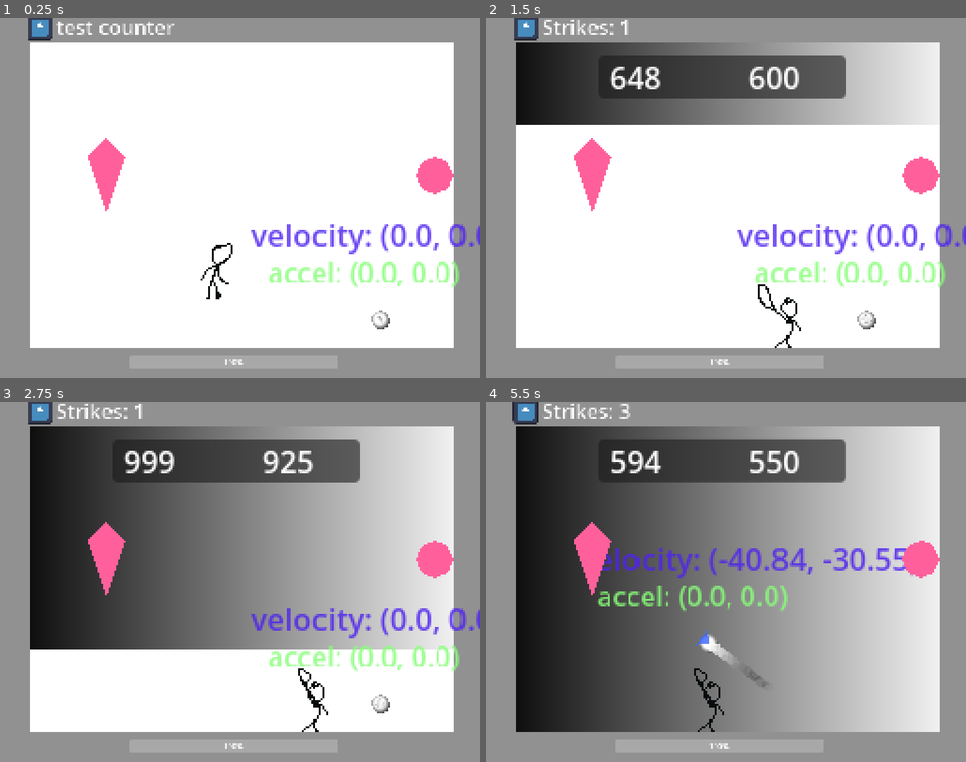
Above: before the commit, frames 1-4 (two rows, left to right).
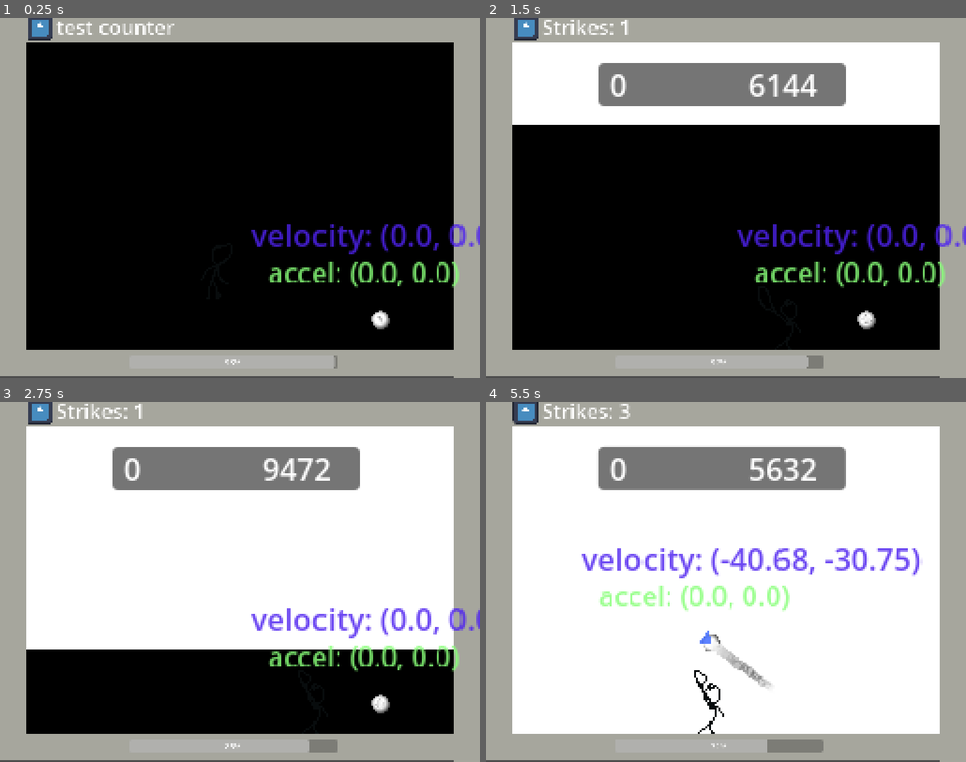
Above: after the commit, the same moments.

Repository: furiousknight25/Counter-Effects
Game: Godot game, scene res://Managers/game_state_manager.tscn
Two runs of this game, one before a commit and one after it. Both use one fixed random seed, a clock stepped at 60 frames per second and the inputs below. Before the commit the project starts from res://scenes/Scene_1.tscn. The engine's default icon, where the game draws it, is replaced by a stand-in: a white triangle on a blue panel in a dark square.
Inputs (mouse positions are in pixels of both pictures, inside the frame that each line leads up to):
- Up to frame 1 (0.25 s): no input
- Up to frame 2 (1.5 s): tap Enter (ui_accept) at 0.5, 0.6, 0.77, 1.07 s; move the mouse to (831, 180) at 0.52 s; hold D (right) 0.53-1.28 s; move the mouse to (630, 216) at 1.27 s; hold A (left) from 1.28 s (still down); click (630, 216) at 1.35 s
- Up to frame 3 (2.75 s): tap Enter (ui_accept) at 1.52, 1.55, 1.82, 2.1 s; move the mouse to (288, 502) at 2.02 s; release A (left) at 2.03 s; hold D (right) from 2.03 s (still down)
- Up to frame 4 (5.5 s): move the mouse to (702, 654) at 2.77 s; release D (right) at 2.78 s; hold W (up) 2.78-3.53 s; click (702, 654) at 2.85 s; tap Enter (ui_accept) at 3.02, 3.05, 3.32, 3.6, 3.77, 4.07, 4.52, 4.55, 4.82, 5.1 s; move the mouse to (870, 636) at 3.52 s; hold A (left) from 3.53 s (still down); move the mouse to (582, 528) at 4.27 s; click (582, 528) at 4.35 s; move the mouse to (750, 582) at 5.02 s

The runs differ from the first frame. In frame 1, 76% of the frame differs, in the area x 0-95%, y 6-100%; in frame 2, 75%; in frame 3, 73%; in frame 4, 73%.

Commit message:
finished here

Diff:
--- a/new-game-project/Inking/Inking.tscn
+++ b/new-game-project/Inking/Inking.tscn
@@ -12,6 +12,7 @@
 grow_vertical = 2
 stretch = true
 script = ExtResource("1_b4kwv")
+spray_speed = null
 
 [node name="SubViewportInk" type="SubViewport" parent="."]
 transparent_bg = true
--- a/new-game-project/Inking/Tally.gd
+++ b/new-game-project/Inking/Tally.gd
@@ -9,7 +9,7 @@
 func _process(delta: float) -> void:
 	white_l.text = str(white)
 	black_l.text = str(black)
-	position.y = lerp(position.y, -30.0, delta * 4)
+	#position.y = lerp(position.y, -30.0, delta * 4)
 	#TODO make observer code for the changes here :D
 
 func set_bw(b,w):
--- a/new-game-project/Inking/inking.gd
+++ b/new-game-project/Inking/inking.gd
@@ -28,7 +28,7 @@
 
 	# 1. Create a new Image filled with the neutral color.
 	canvas_image = Image.create(viewport_size.x, viewport_size.y, false, Image.FORMAT_RGBA8)
-	canvas_image.fill(Color.WHITE)
+	canvas_image.fill(Color.BLACK)
 
 	# 2. Create the persistent ImageTexture and assign it.
 	canvas_texture = ImageTexture.create_from_image(canvas_image)
@@ -120,12 +120,13 @@
 	# Step 2: Iterate through every pixel
 	for y in range(final_image.get_height()):
 		await get_tree().process_frame
+		canvas_texture.update(canvas_image)
+
 		for x in range(final_image.get_width()):
 
 			var color = final_image.get_pixel(x, y) # Get the color of the current pixel
-			var black_blend = lerp(0.0, 1.0, float(x)/256)
-			canvas_image.set_pixel(x,y,Color.WHITE.blend(Color(black_blend,black_blend,black_blend)))
-			canvas_texture.update(canvas_image)
+			canvas_image.set_pixel(x, y, Color.WHITE);
+
 			var brightness = color.v # v is the value part, which is brightness
 
 			if brightness < 0.1: black_pixels += 1
@@ -134,4 +135,5 @@
 
 
 func _on_end_game_timer_game_end() -> void:
+	print('it')
 	iterate_pixels()
--- /dev/null
+++ b/new-game-project/Levels/Level_1.tscn
@@ -0,0 +1,56 @@
+[gd_scene load_steps=4 format=3 uid="uid://dfhfol7byum77"]
+
+[sub_resource type="RectangleShape2D" id="RectangleShape2D_1oova"]
+size = Vector2(14, 256)
+
+[sub_resource type="Gradient" id="Gradient_ka50d"]
+offsets = PackedFloat32Array(0.51)
+colors = PackedColorArray(0.6523882, 0.653716, 0.61781263, 1)
+
+[sub_resource type="GradientTexture2D" id="GradientTexture2D_8a5oj"]
+gradient = SubResource("Gradient_ka50d")
+
+[node name="Level_1" type="Node2D"]
+
+[node name="StaticBody2D" type="StaticBody2D" parent="."]
+
+[node name="CollisionShape2D" type="CollisionShape2D" parent="StaticBody2D"]
+position = Vector2(7, 96)
+shape = SubResource("RectangleShape2D_1oova")
+
+[node name="CollisionShape2D2" type="CollisionShape2D" parent="StaticBody2D"]
+position = Vector2(128, 185)
+rotation = -1.5707964
+shape = SubResource("RectangleShape2D_1oova")
+
+[node name="CollisionShape2D3" type="CollisionShape2D" parent="StaticBody2D"]
+position = Vector2(128, 7)
+rotation = -1.5707964
+shape = SubResource("RectangleShape2D_1oova")
+
+[node name="CollisionShape2D4" type="CollisionShape2D" parent="StaticBody2D"]
+position = Vector2(249, 106)
+shape = SubResource("RectangleShape2D_1oova")
+
+[node name="Sprite2D" type="Sprite2D" parent="StaticBody2D"]
+position = Vector2(6.999999, 80)
+scale = Vector2(0.21875001, 3.5)
+texture = SubResource("GradientTexture2D_8a5oj")
+
+[node name="Sprite2D2" type="Sprite2D" parent="StaticBody2D"]
+position = Vector2(141.05545, 6.9999995)
+rotation = -1.5707964
+scale = Vector2(0.21875001, 3.970483)
+texture = SubResource("GradientTexture2D_8a5oj")
+
+[node name="Sprite2D3" type="Sprite2D" parent="StaticBody2D"]
+position = Vector2(136.00002, 185.00002)
+rotation = -1.5707964
+scale = Vector2(0.21875001, 3.970483)
+texture = SubResource("GradientTexture2D_8a5oj")
+
+[node name="Sprite2D4" type="Sprite2D" parent="StaticBody2D"]
+position = Vector2(249, 102)
+rotation = -3.1415927
+scale = Vector2(0.21875001, 3.970483)
+texture = SubResource("GradientTexture2D_8a5oj")
--- a/new-game-project/Managers/game_state_manager.tscn
+++ b/new-game-project/Managers/game_state_manager.tscn
@@ -1,10 +1,61 @@
-[gd_scene load_steps=3 format=3 uid="uid://8ns7uk77unk0"]
+[gd_scene load_steps=8 format=3 uid="uid://8ns7uk77unk0"]
 
 [ext_resource type="Script" uid="uid://bc44oqh2kl3sh" path="res://Managers/GameStateManager.gd" id="1_pcxke"]
-[ext_resource type="PackedScene" uid="uid://dfhfol7byum77" path="res://scenes/Scene_1.tscn" id="2_bf74e"]
+[ext_resource type="PackedScene" uid="uid://dfhfol7byum77" path="res://Levels/Level_1.tscn" id="2_bf74e"]
+[ext_resource type="PackedScene" uid="uid://c7a6cijicq3rd" path="res://scenes/Ball.tscn" id="3_nyymm"]
+[ext_resource type="PackedScene" uid="uid://fyyoe5vf3xm1" path="res://scenes/character_body_2d.tscn" id="4_c64r5"]
+[ext_resource type="PackedScene" uid="uid://becufmw83qp8r" path="res://MoneyComponent/MoneyComponent.tscn" id="5_uutof"]
+[ext_resource type="PackedScene" uid="uid://b6hvicojge7i8" path="res://Inking/Inking.tscn" id="6_rupjc"]
+[ext_resource type="Script" uid="uid://8vop7w1dd83g" path="res://TillEndGameTimer/end_game_timer.gd" id="7_utl7c"]
 
 [node name="GameStateManager" type="Node"]
 script = ExtResource("1_pcxke")
 metadata/_custom_type_script = "uid://bc44oqh2kl3sh"
 
 [node name="Root" parent="." instance=ExtResource("2_bf74e")]
+
+[node name="Ball" parent="." instance=ExtResource("3_nyymm")]
+position = Vector2(203, 162)
+
+[node name="Player" parent="." instance=ExtResource("4_c64r5")]
+unique_name_in_owner = true
+position = Vector2(114, 106)
+invince_time = 0.5
+
+[node name="UI" type="Control" parent="."]
+layout_mode = 3
+anchors_preset = 15
+anchor_right = 1.0
+anchor_bottom = 1.0
+grow_horizontal = 2
+grow_vertical = 2
+
+[node name="StrikeCount" parent="UI" instance=ExtResource("5_uutof")]
+z_index = 1
+position = Vector2(30, -2)
+scale = Vector2(0.6709192, 0.6709192)
+
+[node name="Inking" parent="UI" groups=["Inking"] instance=ExtResource("6_rupjc")]
+layout_mode = 1
+spray_speed = 10.0
+metadata/_edit_lock_ = true
+
+[node name="EndGameTimer" type="Timer" parent="UI"]
+wait_time = 20.0
+one_shot = true
+autostart = true
+script = ExtResource("7_utl7c")
+
+[node name="ProgressBar" type="ProgressBar" parent="UI/EndGameTimer"]
+offset_left = 69.0
+offset_top = 181.00002
+offset_right = 494.69235
+offset_bottom = 208.00002
+scale = Vector2(0.2607517, 0.2607517)
+value = 100.0
+
+[connection signal="game_end" from="UI/EndGameTimer" to="UI/Inking" method="_on_end_game_timer_game_end"]
+[connection signal="timeout" from="UI/EndGameTimer" to="Ball" method="_on_end_game_timer_timeout"]
+[connection signal="timeout" from="UI/EndGameTimer" to="UI/EndGameTimer" method="_on_timeout"]
+
+[editable path="UI/Inking"]
--- a/new-game-project/TillEndGameTimer/end_game_timer.gd
+++ b/new-game-project/TillEndGameTimer/end_game_timer.gd
@@ -1,6 +1,8 @@
 extends Timer
+@onready var progress_bar: ProgressBar = $ProgressBar
 
 signal game_end
-func timer_end():
+func _on_timeout(): emit_signal("game_end")
 
-	emit_signal("game_end")
+func _process(delta: float) -> void:
+	progress_bar.value = lerp(0.0,100.0, time_left/wait_time)
--- a/new-game-project/project.godot
+++ b/new-game-project/project.godot
@@ -11,7 +11,7 @@
 [application]
 
 config/name="New Game Project"
-run/main_scene="uid://dfhfol7byum77"
+run/main_scene="uid://8ns7uk77unk0"
 config/features=PackedStringArray("4.5", "Forward Plus")
 config/icon="uid://bg7xk4sbowye4"
 
@@ -30,10 +30,12 @@
 [file_customization]
 
 folder_colors={
+"res://Levels/": "red",
 "res://Managers/": "orange",
 "res://MoneyComponent/": "green",
 "res://Upgrades/": "pink",
 "res://assets/": "red",
+"res://assets/Music/": "yellow",
 "res://assets/sfx/": "yellow",
 "res://junk/": "gray",
 "res://scripts/": "purple"
--- a/new-game-project/scenes/Scene_1.tscn
+++ /dev/null
@@ -1,112 +0,0 @@
-[gd_scene load_steps=10 format=3 uid="uid://dfhfol7byum77"]
-
-[ext_resource type="PackedScene" uid="uid://becufmw83qp8r" path="res://MoneyComponent/MoneyComponent.tscn" id="1_32jcc"]
-[ext_resource type="PackedScene" uid="uid://c7a6cijicq3rd" path="res://scenes/Ball.tscn" id="1_cyp6q"]
-[ext_resource type="PackedScene" uid="uid://bo5kfu2xrt7og" path="res://scenes/Target.tscn" id="2_32jcc"]
-[ext_resource type="PackedScene" uid="uid://fyyoe5vf3xm1" path="res://scenes/character_body_2d.tscn" id="3_32jcc"]
-[ext_resource type="PackedScene" uid="uid://b6hvicojge7i8" path="res://Inking/Inking.tscn" id="5_sxmuh"]
-[ext_resource type="Script" uid="uid://8vop7w1dd83g" path="res://TillEndGameTimer/end_game_timer.gd" id="6_evh6x"]
-
-[sub_resource type="RectangleShape2D" id="RectangleShape2D_ib06g"]
-size = Vector2(275, 14)
-
-[sub_resource type="Gradient" id="Gradient_sxmuh"]
-offsets = PackedFloat32Array(0.415)
-colors = PackedColorArray(0.5689727, 0.56897277, 0.5689727, 1)
-
-[sub_resource type="GradientTexture2D" id="GradientTexture2D_evh6x"]
-gradient = SubResource("Gradient_sxmuh")
-
-[node name="Scene1" type="Node2D"]
-
-[node name="Border" type="StaticBody2D" parent="."]
-
-[node name="CollisionShape2D" type="CollisionShape2D" parent="Border"]
-position = Vector2(127, 7)
-shape = SubResource("RectangleShape2D_ib06g")
-
-[node name="CollisionShape2D2" type="CollisionShape2D" parent="Border"]
-position = Vector2(124, 184)
-shape = SubResource("RectangleShape2D_ib06g")
-
-[node name="CollisionShape2D3" type="CollisionShape2D" parent="Border"]
-position = Vector2(7, 68)
-rotation = -1.5708
-shape = SubResource("RectangleShape2D_ib06g")
-
-[node name="CollisionShape2D4" type="CollisionShape2D" parent="Border"]
-position = Vector2(249, 72)
-rotation = -1.5708
-shape = SubResource("RectangleShape2D_ib06g")
-
-[node name="Sprite2D" type="Sprite2D" parent="Border"]
-position = Vector2(8, 99.00001)
-scale = Vector2(0.25, 3.328125)
-texture = SubResource("GradientTexture2D_evh6x")
-
-[node name="Sprite2D2" type="Sprite2D" parent="Border"]
-position = Vector2(124, 6)
-rotation = -1.5707964
-scale = Vector2(0.25, 4.1895733)
-texture = SubResource("GradientTexture2D_evh6x")
-
-[node name="Sprite2D3" type="Sprite2D" parent="Border"]
-position = Vector2(251.00002, 95.99999)
-rotation = -3.1415927
-scale = Vector2(0.2805131, 3.3067012)
-texture = SubResource("GradientTexture2D_evh6x")
-
-[node name="Sprite2D4" type="Sprite2D" parent="Border"]
-position = Vector2(129.93982, 186)
-rotation = -4.712389
-scale = Vector2(0.2805131, 4.02357)
-texture = SubResource("GradientTexture2D_evh6x")
-
-[node name="Ball" parent="." instance=ExtResource("1_cyp6q")]
-position = Vector2(203, 162)
-
-[node name="Player" parent="." instance=ExtResource("3_32jcc")]
-unique_name_in_owner = true
-position = Vector2(114, 106)
-invince_time = 0.5
-
-[node name="TargetHolder" type="Node" parent="."]
-
-[node name="Target" parent="TargetHolder" instance=ExtResource("2_32jcc")]
-position = Vector2(232, 85)
-
-[node name="Target2" parent="TargetHolder" instance=ExtResource("2_32jcc")]
-position = Vector2(57, 83)
-shape = 1
-
-[node name="Control" type="Control" parent="."]
-layout_mode = 3
-anchors_preset = 15
-anchor_right = 1.0
-anchor_bottom = 1.0
-grow_horizontal = 2
-grow_vertical = 2
-
-[node name="StrikeCount" parent="Control" instance=ExtResource("1_32jcc")]
-z_index = 1
-position = Vector2(30, -2)
-scale = Vector2(0.6709192, 0.6709192)
-
-[node name="Inking" parent="Control" groups=["Inking"] instance=ExtResource("5_sxmuh")]
-layout_mode = 1
-offset_right = 256.0
-offset_bottom = 192.0
-metadata/_edit_lock_ = true
-
-[node name="EndGameTimer" type="Timer" parent="Control"]
-script = ExtResource("6_evh6x")
-
-[node name="ProgressBar" type="ProgressBar" parent="Control/EndGameTimer"]
-offset_left = 69.0
-offset_top = 181.00002
-offset_right = 494.69235
-offset_bottom = 208.00002
-scale = Vector2(0.2607517, 0.2607517)
-value = 100.0
-
-[connection signal="game_end" from="Control/EndGameTimer" to="Control/Inking" method="_on_end_game_timer_game_end"]
--- a/new-game-project/scenes/character_body_2d.tscn
+++ b/new-game-project/scenes/character_body_2d.tscn
@@ -628,6 +628,7 @@
 [node name="FootStep" type="AudioStreamPlayer2D" parent="SoundController/FootTimer"]
 position = Vector2(2, 23)
 stream = ExtResource("13_x5gf8")
+volume_db = -12.187
 max_polyphony = 10
 
 [node name="Hurt" type="AudioStreamPlayer2D" parent="SoundController"]
--- a/new-game-project/scripts/ball.gd
+++ b/new-game-project/scripts/ball.gd
@@ -24,15 +24,14 @@
 		STATES.MOVING:
 			moving_process(delta)
 
-func set_state_freezing(freeze_time):
+func set_state_freezing(freeze_time: float = 0):
 	cur_state = STATES.FREEZE
-	var original_time_scale = Engine.time_scale
-	Engine.time_scale = .1
-	await get_tree().create_timer(freeze_time, false, false, true).timeout
-	print(freeze_time)
-	Engine.time_scale = original_time_scale
-	set_state_moving()
-
+	if freeze_time > 0:
+		var original_time_scale = Engine.time_scale
+		Engine.time_scale = .1
+		await get_tree().create_timer(freeze_time, false, false, true).timeout
+		Engine.time_scale = original_time_scale
+		set_state_moving()
 
 func set_state_moving():
 	cur_state = STATES.MOVING
@@ -76,3 +75,7 @@
 func hit_object(object):
 	if object.is_in_group("Hitable"):
 		object.hit(velocity)
+
+
+func _on_end_game_timer_timeout() -> void:
+	set_state_freezing()
--- a/new-game-project/scripts/player.gd
+++ b/new-game-project/scripts/player.gd
@@ -15,6 +15,7 @@
 @onready var weapon: Area2D = $Weapon
 @onready var animation_tree: PlayerAnim = $AnimationTree
 @onready var inking : Inking = get_tree().get_nodes_in_group("Inking")[0]
+
 var walk_animation_speed = 0
 var dash_strength = 10
 var buff_jump = 0.0
@@ -177,6 +178,7 @@
 
 
 func die():
+	return
 	queue_free()
 
 
Not shown, added: new-game-project/assets/Music/INurMIND.amen.wav.import
Not shown, added: new-game-project/assets/Music/INurMIND.chop.wav.import
Not shown, added: new-game-project/assets/Music/INurMIND.perc(1).wav.import
Not shown, added: new-game-project/assets/Music/INurMIND.subb.wav.import
Not shown, added: new-game-project/assets/sfx/INurMIND.perc.wav.import
Not shown, added: new-game-project/assets/sfx/ink1.mp3.import
Not shown, added: new-game-project/assets/sfx/ink2.mp3.import
Not shown, added: new-game-project/assets/sfx/landonground.mp3.import
Not shown, added: new-game-project/assets/Music/INurMIND.amen.wav
Not shown, added: new-game-project/assets/Music/INurMIND.chop.wav
Not shown, added: new-game-project/assets/Music/INurMIND.perc(1).wav
Not shown, added: new-game-project/assets/Music/INurMIND.subb.wav
(and 4 more such lines)
